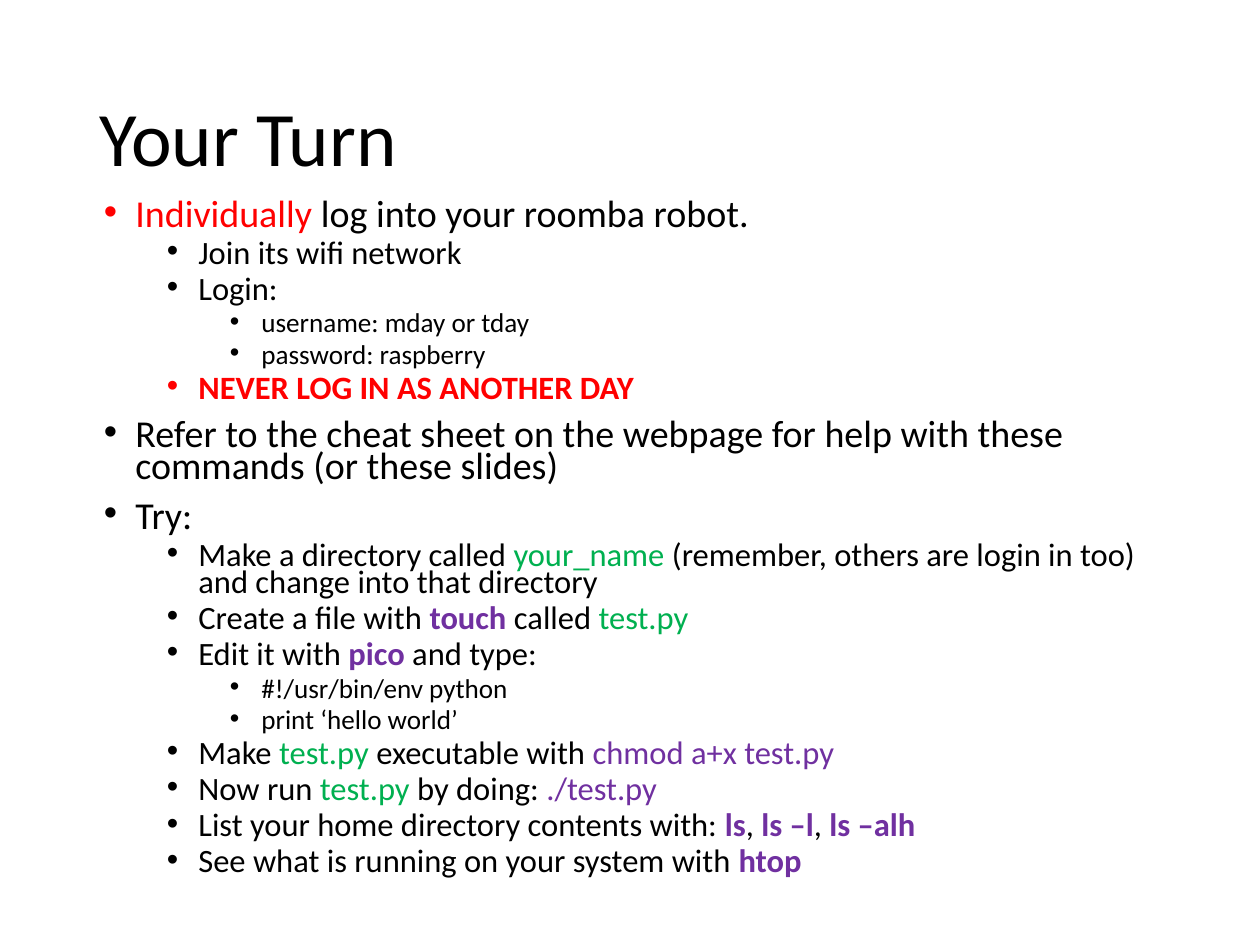
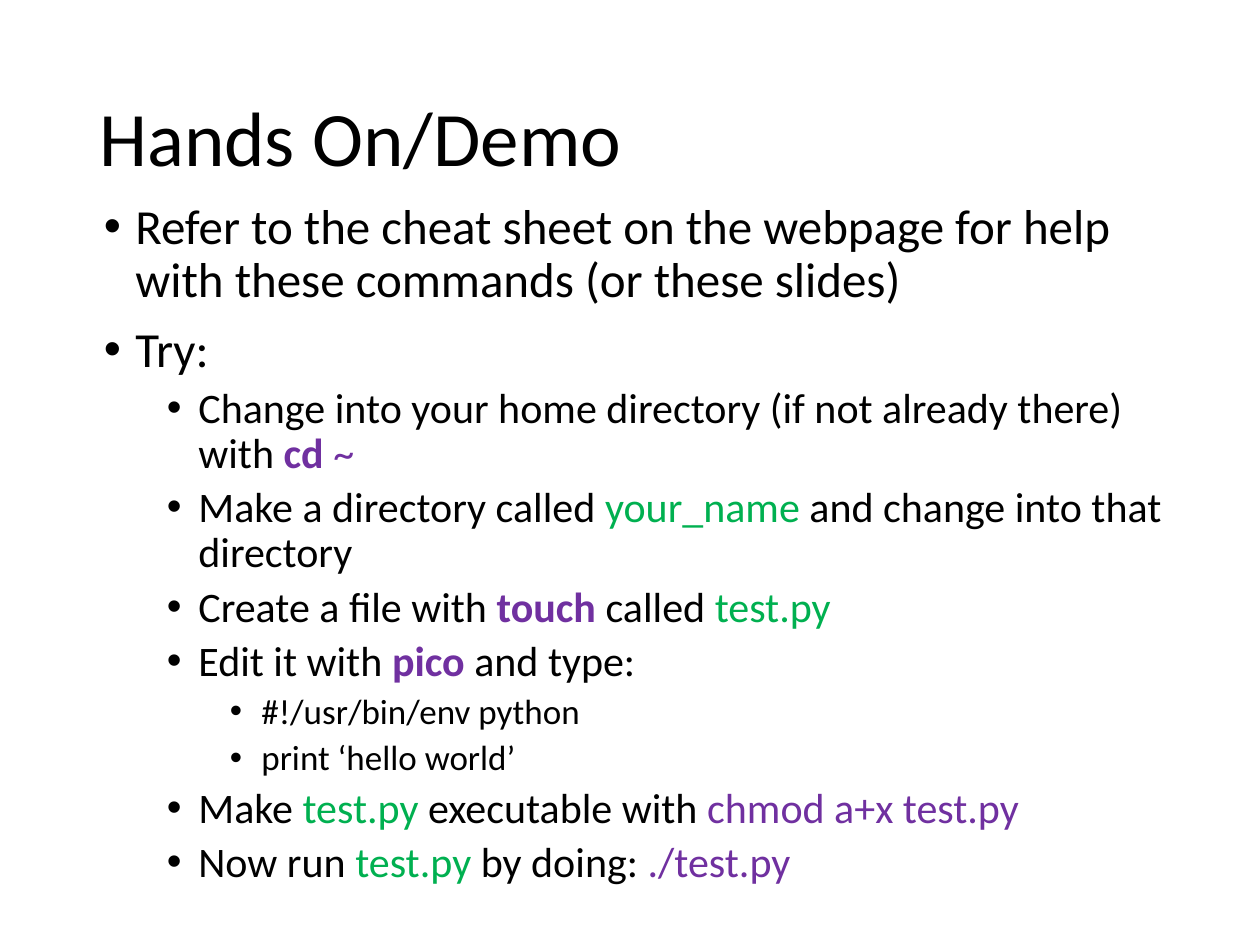
Before and after one commit to MarsUniversity/ece387-robotics, a slide deck: slide 18 of website/block_1_basics/lsn2/lsn2-linux.pptx. Drawn at 1260x945 pixels with LibreOffice and Linux fonts; fonts in the diff are those of the drawing. Boxes give left, top, right and bottom in pixels: in the first picture for what was removed or moved away, otherwise in the second. Text is boxed around its words. In the diff, an @@ line names an element or a change of style, - is before the commit and + after.

Commit message:
update

```diff
--- a/website/block_1_basics/lsn2/lsn2-linux.pptx
+++ b/website/block_1_basics/lsn2/lsn2-linux.pptx
@@ title at box(99, 112, 621, 170): text changed @@
-Your Turn
+Hands On/Demo
@@ text at box(135, 200, 749, 400): paragraphs removed @@
-• Individually log into your roomba robot.
-  • Join its wifi network
-  • Login:
-    • username: mday or tday
-    • password: raspberry
-  • NEVER LOG IN AS ANOTHER DAY
@@ text at box(135, 210, 1110, 885): size 21.7 to 28 pt in "Refer to the cheat sheet on the ...", "Try:"; size 18.6 to 24 pt in "Create a file with touch called test.py", "Edit it with pico and type:", "Make test.py executable with chmod a+x test.py", "Now run test.py by doing: ./test.py"; size 15.5 to 20 pt in "#!/usr/bin/env python", "print ‘hello world’"; line spacing 0.7 to 0.9 @@
@@ text at box(198, 392, 1161, 574): text changed; size 18.6 to 24 pt @@
-  • Make a directory called your_name (remember, others are login in too) and change into that directory
+  • Change into your home directory (if not already there) with cd ~
+  • Make a directory called your_name and change into that directory
@@ text at box(198, 813, 916, 878): paragraphs removed @@
-  • List your home directory contents with: ls, ls –l, ls –alh
-  • See what is running on your system with htop
```
Also in this commit, not shown: 6 other slides changed, 2 slides added.
